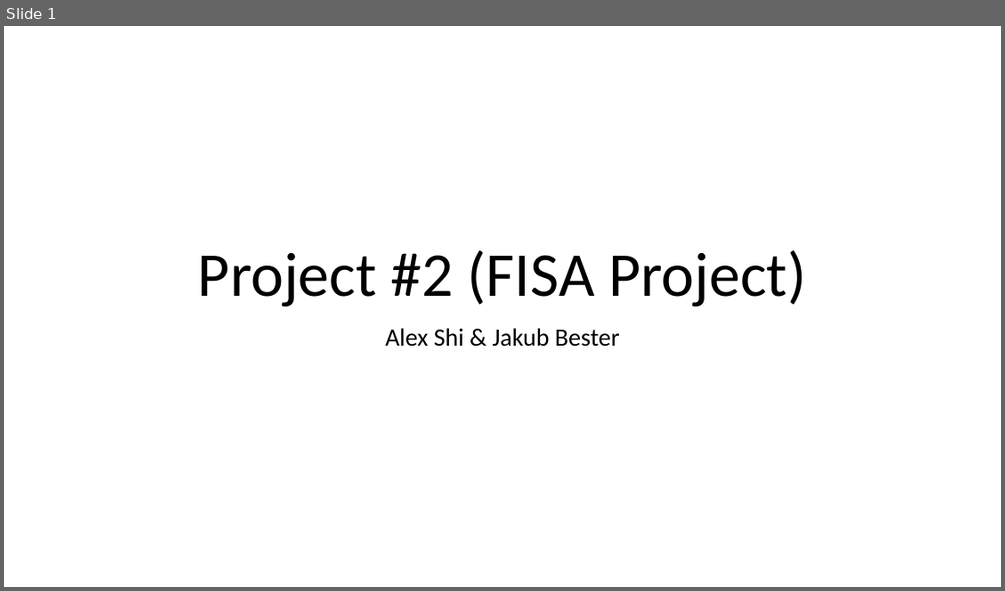
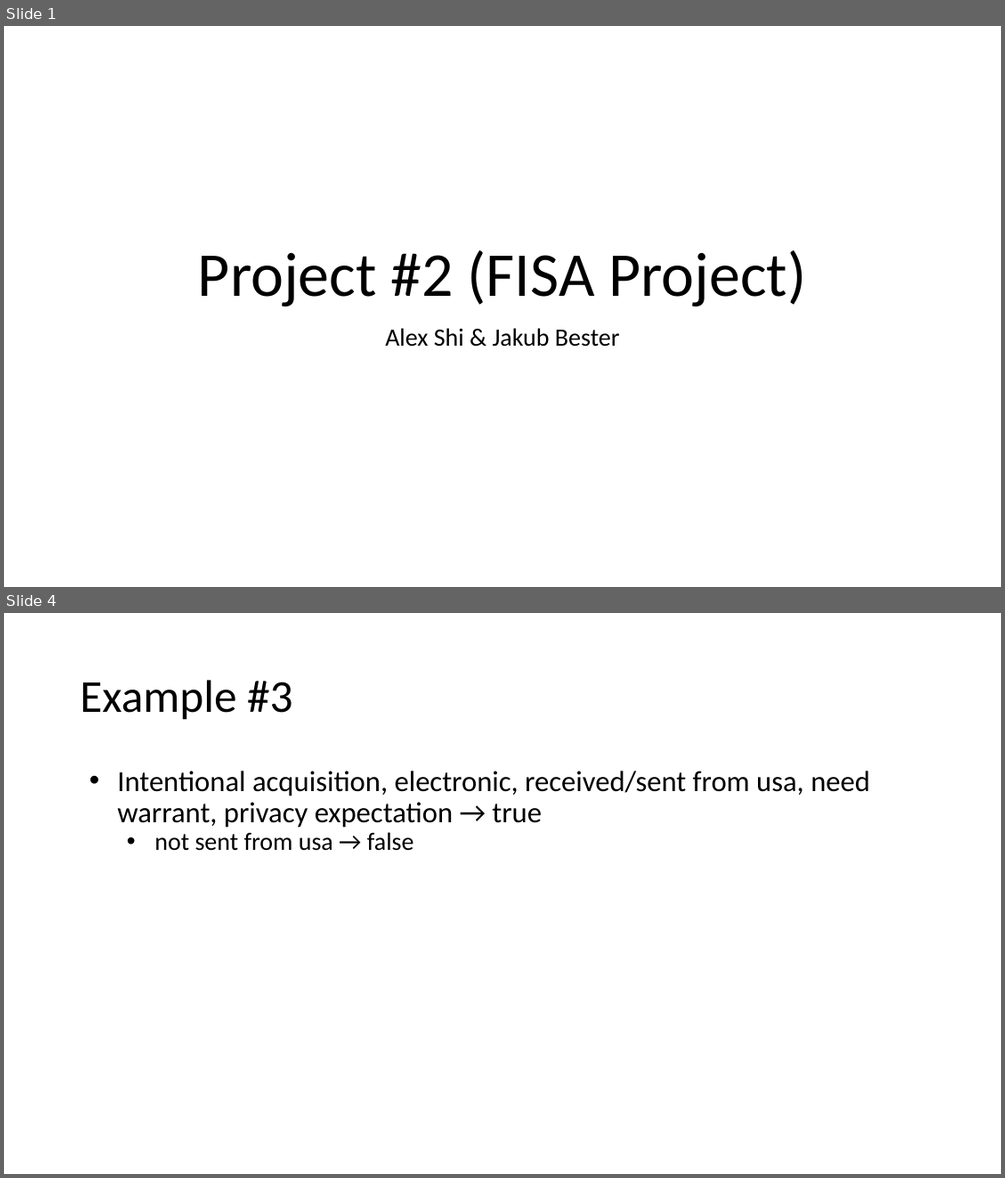
Before and after one commit to jakubbester/fisa-project, a slide deck: Project #2 (FISA Project).pptx. Shown one above the other, each under a label of ours: slide 1 before the commit, slides 1 and 4 after it; the slides between them are not shown. The pictures are 1005x591 and 1005x1178 pixels, drawn with LibreOffice and Linux fonts; fonts in the diff are those of the drawing. Boxes give left, top, right and bottom in pixels: in the first picture for what was removed or moved away, otherwise in the second. Text is boxed around its words. In the diff, an @@ line names an element or a change of style, - is before the commit and + after.

Commit message:
ppt examples)

```diff
--- a/Project #2 (FISA Project).pptx
+++ b/Project #2 (FISA Project).pptx
@@ slide 4 added at box(4, 613, 1001, 1174), background #FFFFFF @@
@@ title added at box(80, 680, 293, 720), 44 pt, text #000000 @@
+Example #3
@@ text added at box(117, 771, 870, 851), 28 pt, text #000000 @@
+• Intentional acquisition, electronic, received/sent from usa, need warrant, privacy expectation → true
+  • not sent from usa → false
```
Also in this commit, not shown: 1 other slide changed, 3 other slides added, 4 slides removed.
